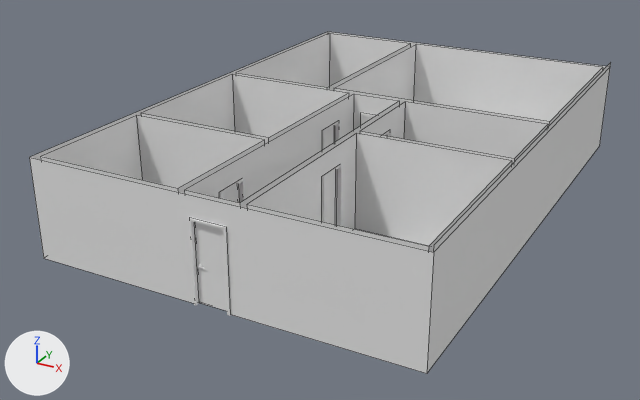
One commit to the FBX model Assets/Apartment.fbx: the scene before it, then after it.
Camera for both pictures: a 50 mm camera at (9.13, -23.1, 9.48) aimed at (-1.22, -4.29, 0.07). Arrows for +X, +Y and +Z are at lower left; the lights stay in place. Mesh edges are drawn as thin lines on the coarser meshes. Where no turn or scale is listed for an object, it has been applied to the vertices. Vertices at the same position are counted once.

Objects in the first picture: 'Entrance_Frame', 'Entrance_Panel', 'Exterior_Walls', 'Floor_Bathroom', 'Floor_Daughter', 'Floor_Hall', 'Floor_Kitchen', 'Floor_Living', 'Floor_Parents', 'Floor_Workplace', 'Parents_Panel'.
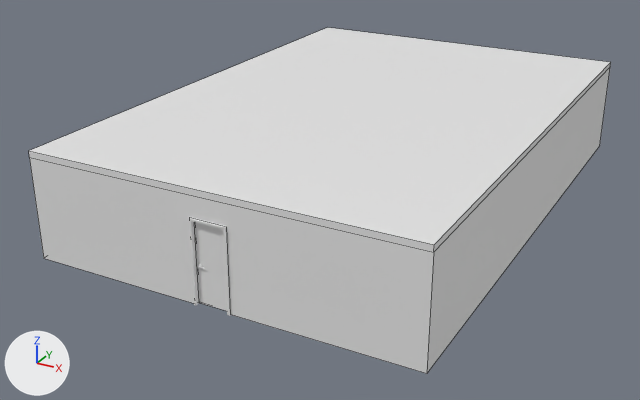
What differs and where, as boxes [x1, y1, x2, y2] in the pictures (640 x 400 px):
'Roof', added
    after: [29, 28, 611, 252]
'Floor_Parents', reshaped (not visible afterwards)
    before: [247, 133, 512, 252]
'Floor_Living', reshaped (not visible afterwards)
    before: [334, 44, 603, 128]
'Floor_Workplace', reshaped (not visible afterwards)
    before: [40, 115, 264, 193]
'Floor_Daughter', reshaped (not visible afterwards)
    before: [141, 74, 349, 144]
'Floor_Hall', reshaped (not visible afterwards)
    before: [184, 94, 399, 309]
'Floor_Bathroom', reshaped (not visible afterwards)
    before: [360, 102, 548, 164]
'Floor_Kitchen', reshaped (not visible afterwards)
    before: [236, 33, 411, 90]
part 3 of me_cube_027, deleted
    before: [184, 94, 399, 208]

Edits to the bpy script that builds the scene:
```text
Change me_cube_024:
    where me_cube_024.from_pydata(...)  # 14 vertices, 6 faces; spans x 0.23..4.09, y -5.1..-2.44, z 0.0..2.5
    verts and faces of me_cube_024; kept vertices keep their numbers, new ones are numbered from 14
    remove me_cube_024.materials.append(mat_material_002)  # white #e7e7e7
    me_cube_024 part 5
    add delete_vertices([0, 1, 4, 6, 9, 11])  # with the faces that use them
Change me_cube_022:
    where me_cube_022.from_pydata(...)  # 14 vertices, 6 faces; spans x -5.12..-2.0, y -2.26..3.49, z 0.0..2.5
    verts and faces of me_cube_022; kept vertices keep their numbers, new ones are numbered from 14
    me_cube_022 part 1
    add delete_vertices([0, 2, 5, 7, 10, 11])  # with the faces that use them
Change me_cube_021:
    where me_cube_021.from_pydata(...)  # 20 vertices, 7 faces; spans x -2.0..4.08, y -2.35..3.49, z 0.0..2.5
    verts and faces of me_cube_021; kept vertices keep their numbers, new ones are numbered from 20
    me_cube_021 part 2
    add delete_vertices([1, 2, 6, 7, 8, 11, 14, 15])  # with the faces that use them
Change me_cube_023:
    where me_cube_023.from_pydata(...)  # 14 vertices, 6 faces; spans x -5.12..-1.27, y -6.55..-2.44, z 0.0..2.5
    verts and faces of me_cube_023; kept vertices keep their numbers, new ones are numbered from 14
    me_cube_023 part 7
    add delete_vertices([0, 2, 4, 6, 8, 9])  # with the faces that use them
Change me_cube_026:
    where me_cube_026.from_pydata(...)  # 14 vertices, 6 faces; spans x -5.12..-1.27, y -10.0..-6.72, z 0.0..2.5
    verts and faces of me_cube_026; kept vertices keep their numbers, new ones are numbered from 14
    me_cube_026 part 6
    add delete_vertices([0, 2, 4, 6, 8, 9])  # with the faces that use them
Change me_cube_025:
    where me_cube_025.from_pydata(...)  # 14 vertices, 6 faces; spans x 0.23..4.09, y -10.0..-5.27, z 0.0..2.5
    verts and faces of me_cube_025; kept vertices keep their numbers, new ones are numbered from 14
    me_cube_025 part 4
    add delete_vertices([0, 2, 4, 6, 10, 11])  # with the faces that use them
Change me_cube_027:
    remove me_cube_027.from_pydata(...)  # 44 vertices, 12 faces; spans x -1.27..0.23, y -10.08..-2.35, z 0.0..2.5
    add me_cube_027.from_pydata(...)  # 28 vertices, 8 faces; spans x -1.27..0.23, y -10.08..-2.35, z 0.0
    me_cube_027 part 3
    16 vertices are removed from x -1.19..0.15, y -10.0..-2.44, z 2.0..2.5
    4 faces are deleted
Add me_cube_032:
    me_cube_032.from_pydata([(4.26, 3.66, 2.5), (-5.28, 3.66, 2.5), (-5.28, -10.15, 2.5), (4.25, -10.16, 2.5), (4.26, 3.66, 2.64), (-5.28, 3.66, 2.64), (-5.28, -10.15, 2.64), (4.25, -10.16, 2.64)], [], [(2, 3, 7, 6), (1, 2, 6, 5), (0, 1, 5, 4), (5, 6, 7, 4), (1, 0, 3, 2), (3, 0, 4, 7)])
Add ob_roof:
    ob_roof = bpy.data.objects.new('Roof', me_cube_032)
    ob_roof.location = (0.0, 0.0, 0.0)
```
